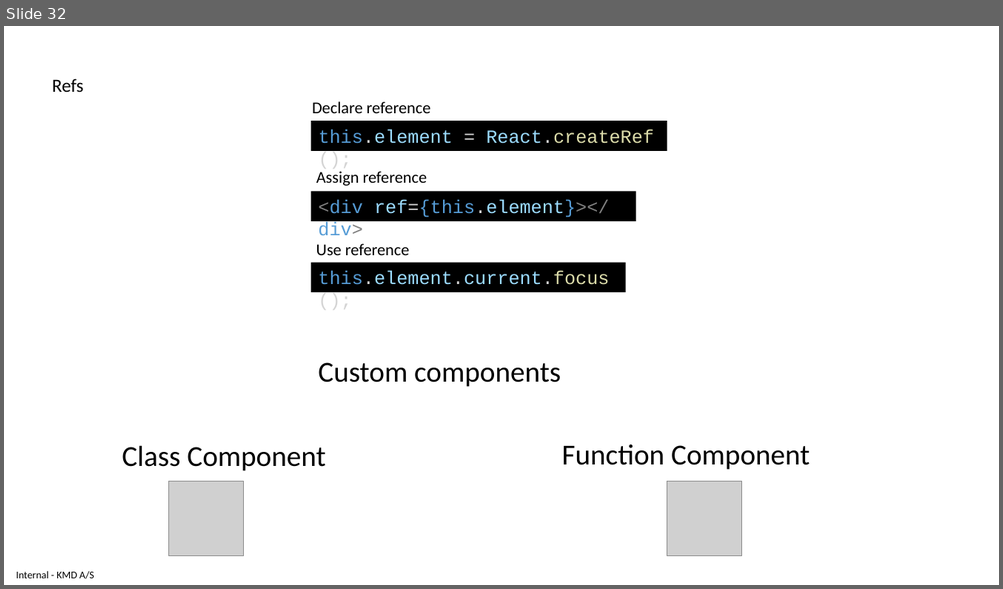
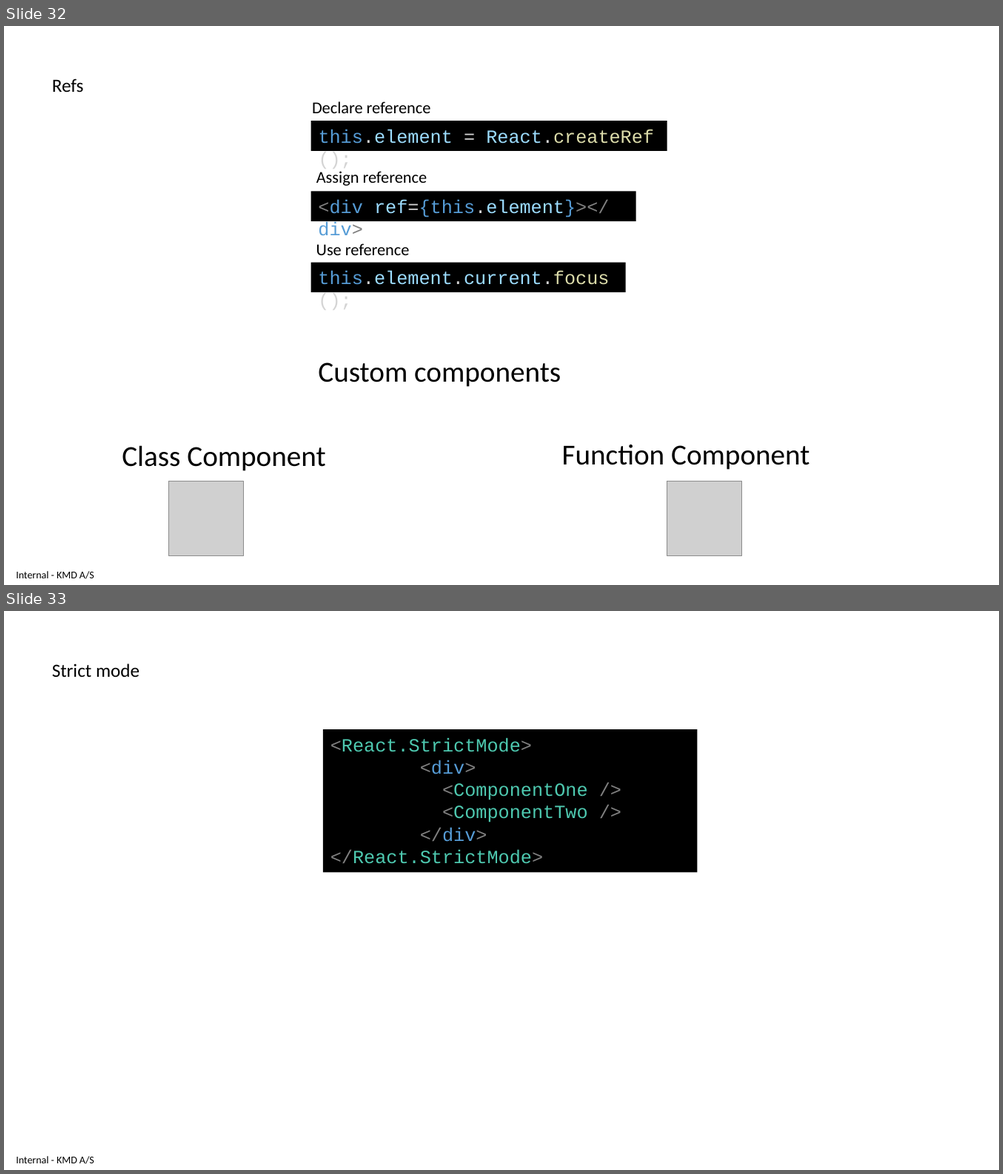
Before and after one commit to delprzemo/reactjs-starter, a slide deck: tutorial/ReactjsTraining.pptx. Shown one above the other, each under a label of ours: slide 32 before the commit, slides 32 and 33 after it. The pictures are 1003x589 and 1003x1174 pixels, drawn with LibreOffice and Linux fonts; fonts in the diff are those of the drawing; grey boxes stand for pictures. Boxes give left, top, right and bottom in pixels: in the first picture for what was removed or moved away, otherwise in the second. Text is boxed around its words. In the diff, an @@ line names an element or a change of style, - is before the commit and + after.

```diff
--- a/tutorial/ReactjsTraining.pptx
+++ b/tutorial/ReactjsTraining.pptx
@@ slide 33 added at [4,611,999,1170], background #FFFFFF; not listed: 1 template element that a slide beside it also shows @@
@@ text added at [52,664,139,677], 18 pt, text #000000 @@
+Strict mode
@@ rectangle added at [324,729,697,873], fill #000000, 18 pt, text #4EC9B0 @@
+<React.StrictMode>
+<div>
+<ComponentOne />
+<ComponentTwo />
+</div>
+</React.StrictMode>
```
Also in this commit, not shown: 5 other slides added, 1 slide removed, 1 other file.
